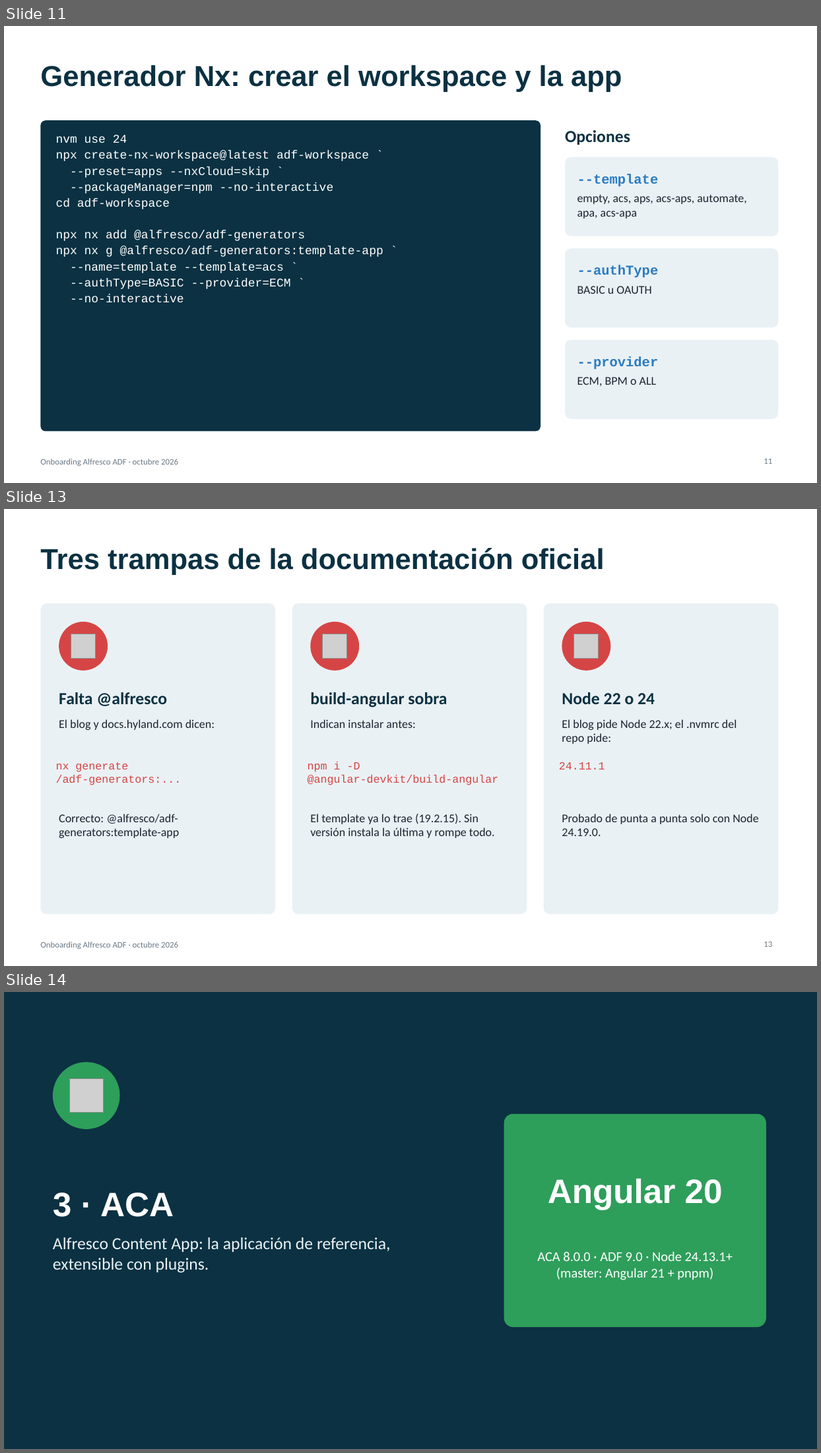
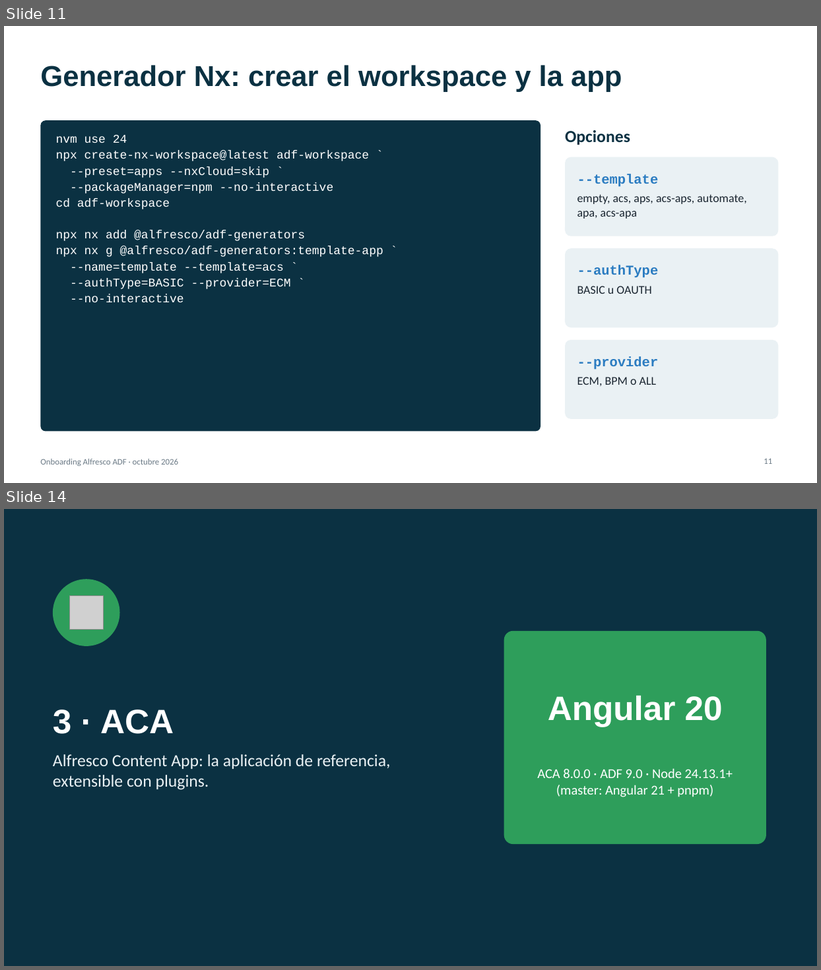
Before and after one commit to renzoqamao/alfresco-adf-onboarding, a slide deck: docs/onboarding-adf.pptx. Shown one above the other, each under a label of ours: slides 11, 13 and 14 before the commit, slides 11 and 14 after it; the slides between them are not shown. The pictures are 821x1453 and 821x970 pixels, drawn with LibreOffice and Linux fonts; fonts in the diff are those of the drawing; grey boxes stand for pictures. Boxes give left, top, right and bottom in pixels: in the first picture for what was removed or moved away, otherwise in the second. Text is boxed around its words. In the diff, an @@ line names an element or a change of style, - is before the commit and + after.

```diff
--- a/docs/onboarding-adf.pptx
+++ b/docs/onboarding-adf.pptx
@@ slide 13 removed at (4,509,817,966), background #FFFFFF; not listed: 1 template element that a slide beside it also shows @@
@@ title removed at (40,548,605,575) @@
-Tres trampas de la documentación oficial
@@ rounded rectangle removed at (40,603,275,915) @@
@@ rounded rectangle removed at (292,603,527,915) @@
@@ rounded rectangle removed at (544,603,779,915) @@
@@ ellipse removed at (59,622,108,671) @@
@@ ellipse removed at (311,622,360,671) @@
@@ ellipse removed at (562,622,611,671) @@
@@ picture removed at (71,634,96,658) @@
@@ picture removed at (322,634,347,658) @@
@@ picture removed at (574,634,599,658) @@
@@ text removed at (59,692,167,706) @@
-Falta @alfresco
@@ text removed at (310,692,447,708) @@
-build-angular sobra
@@ text removed at (562,692,655,704) @@
-Node 22 o 24
@@ text removed at (59,720,215,730) @@
-El blog y docs.hyland.com dicen:
@@ text removed at (310,720,416,728) @@
-Indican instalar antes:
@@ text removed at (562,720,737,744) @@
-El blog pide Node 22.x; el .nvmrc del repo pide:
@@ text removed at (56,762,182,786) @@
-nx generate
-/adf-generators:...
@@ text removed at (308,762,499,786) @@
-npm i -D
-@angular-devkit/build-angular
@@ text removed at (559,762,605,770) @@
-24.11.1
@@ text removed at (59,814,179,838) @@
-Correcto: @alfresco/adf-generators:template-app
@@ text removed at (310,814,495,838) @@
-El template ya lo trae (19.2.15). Sin versión instala la última y rompe todo.
@@ text removed at (562,814,758,836) @@
-Probado de punta a punta solo con Node 24.19.0.
@@ page number removed at (764,941,772,947) @@
-13
```
Also in this commit, not shown: 12 slides changed, 3 slides added, 1 other slide removed, 4 other files.
